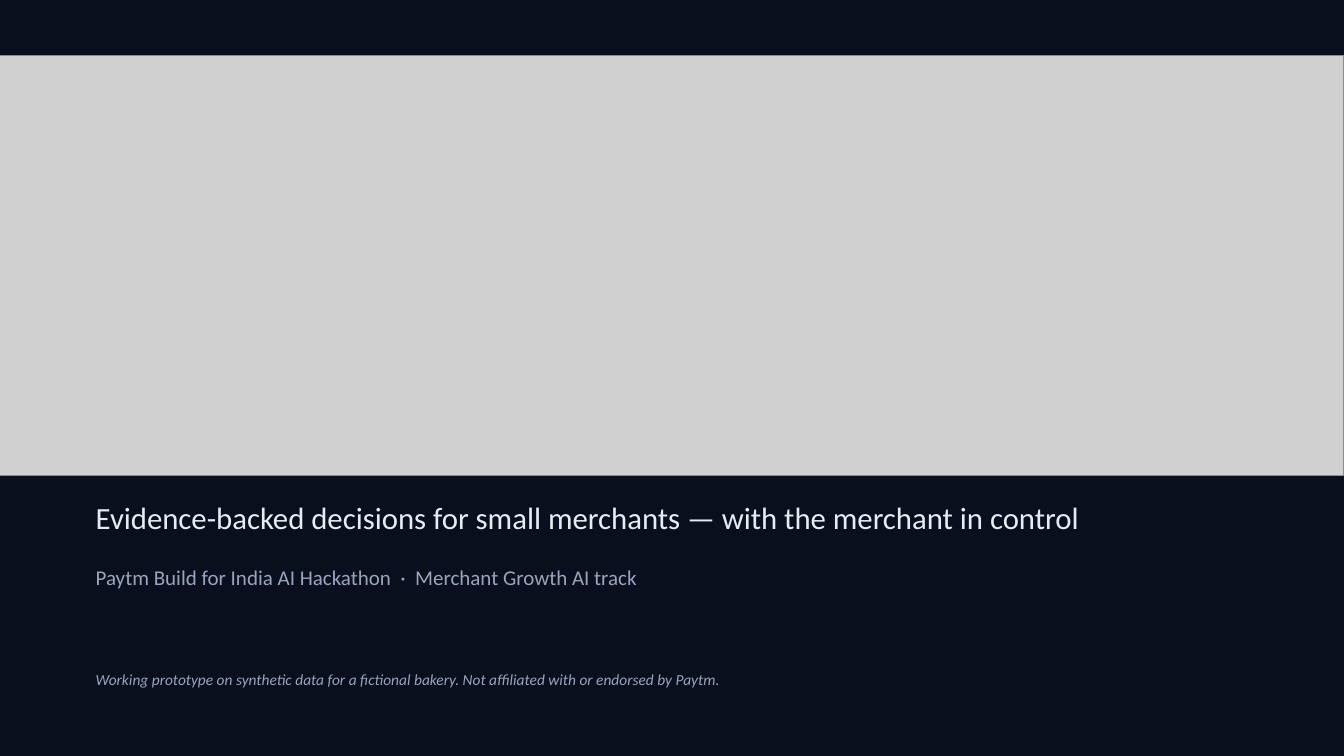
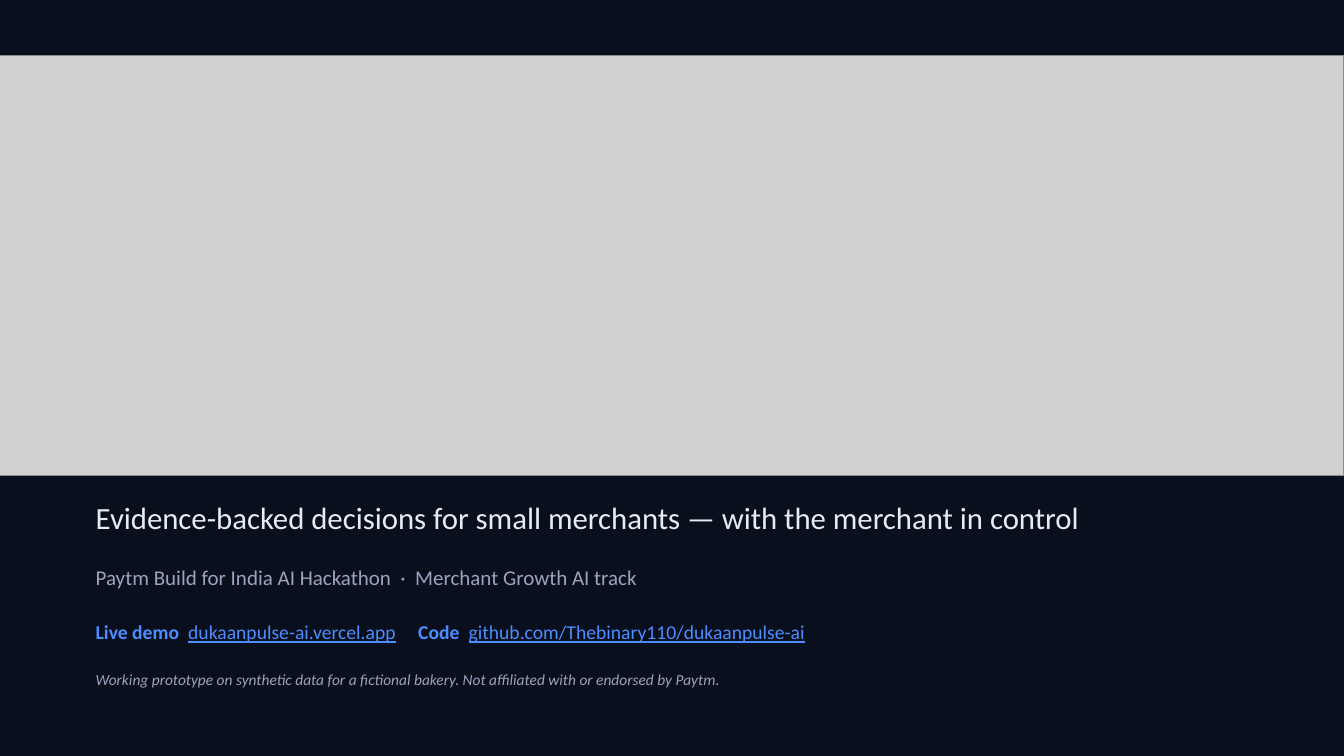
Before and after one commit to Thebinary110/dukaanpulse-ai, a slide deck: slide 1 of pitch/DukaanPulse_AI_Pitch.pptx. Drawn at 1344x756 pixels with LibreOffice and Linux fonts; fonts in the diff are those of the drawing; grey boxes stand for pictures. Boxes give left, top, right and bottom in pixels: in the first picture for what was removed or moved away, otherwise in the second. Text is boxed around its words. In the diff, an @@ line names an element or a change of style, - is before the commit and + after.

Commit message:
Add live demo and GitHub links to the pitch deck

```diff
--- a/pitch/DukaanPulse_AI_Pitch.pptx
+++ b/pitch/DukaanPulse_AI_Pitch.pptx
@@ text added at box(96, 625, 805, 643), 14 pt, text #4C8DFF, underline @@
+Live demo dukaanpulse-ai.vercel.app Code github.com/Thebinary110/dukaanpulse-ai
```
Also in this commit, not shown: 1 other slide changed, 2 other files.
